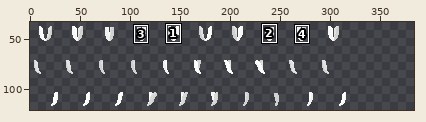
Sprite sheet: Resources/Textures/SS220/Mobs/Customization/Felinid/felinid_tails.rsi/felinid_tail_pair.png. Above, an overview of the earlier version with the close-up marked.
Close-up. Earlier state:
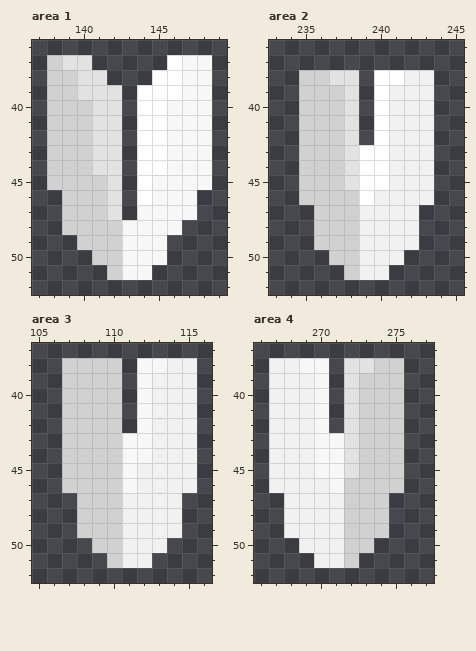
The file is 320x128 pixels. Colours within 5 levels of each other are drawn and written as one. Shown: area 1: x 137..149, y 36..52; area 2: x 233..245, y 36..52; area 3: x 105..116, y 37..52; area 4: x 266..277, y 37..52. The old version is drawn lined up with the new one, on the new canvas. The wide view leaves out empty margins. The commit also changed other parts of the picture, which this record leaves out.
Once edited:
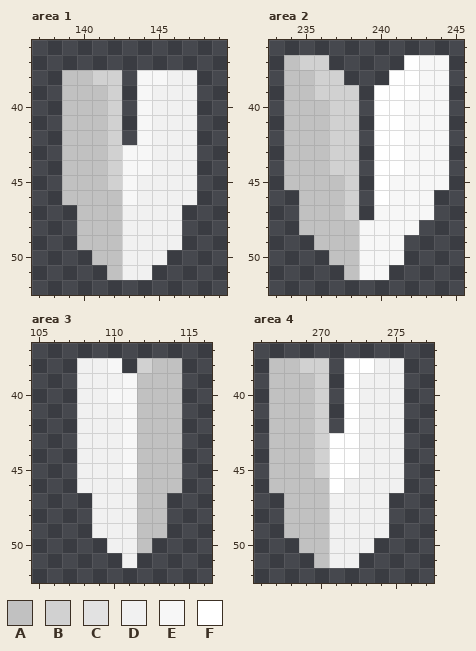
Palette (. is transparent): A #c1c1c1  B #d1d1d1  C #e2e2e2  D #f1f1f1  E #f7f7f7  F #ffffff
Edits made:
canvas 320x128 -> 384x128
Changed rows in their new state; - is an unchanged pixel.
Area 1:
first column x 138:
37 ...-----...
38 .AABB-EEDD.
39 .AAAB-EDDD.
40 .AAAB-EDDD.
41 .AAAB-EDDD.
42 .AAAB-EDDD.
43 .AAABEEDDD.
44 .AAABEEDDD.
45 .AAABEDDDD.
46 -AAAAEDDDD-
47 -.AAADDDD.-
48 -.AAADDDD--
49 --AAADDDD--
50 ---AADDD---
51 ----ADD----
Area 2:
first column x 234:
37 ABB-----FEE
38 AA-B.-.-FEE
39 AA--B--FFEE
40 AAA-B--FEEE
41 AAA-B--FEEE
42 AAA-B--FEEE
43 AAA-B.-FEEE
44 AAA-B.-FEEE
45 AAAAB.-EEEE
46 -AAA-.FEEE-
47 -AAA-.EEEE-
48 -AAAAEEEE--
49 --AAAEEE.--
50 ---AAEEE---
51 ----AEE----
Area 3:
first column x 107:
38 .DDE-BAA.
39 .DDDEAAA.
40 .DDEEAAA.
41 .DDDEAAA.
42 .DDDEAAA.
43 .DDD-AAA.
44 .DDD-AAA.
45 .DDD-AAA.
46 .DDDDAAA.
47 -.DD-AA.-
48 -.DD-AA.-
49 -.DD-AA.-
50 --.D-A.--
51 ---.-.---
Area 4:
first column x 267:
38 AABB-FFDD
39 AAAB-FDDD
40 AAAB-FDDD
41 AAAB-FDDD
42 AAAB-FDDD
43 AAABFFDDD
44 AAABFFDDD
45 AAABFFDDD
46 AAAAFDDDD
47 -AAA-DDD-
48 -AAA-DDD-
49 -AAA-DDD-
50 --AA-DD--
51 ---A-D---
Boxes around the changes in both close-ups, in picture pixels (x1, y1, x2, y2):
changed: (47, 55, 212, 280)
changed: (284, 55, 449, 280)
changed: (62, 358, 197, 568)
changed: (269, 358, 404, 568)
